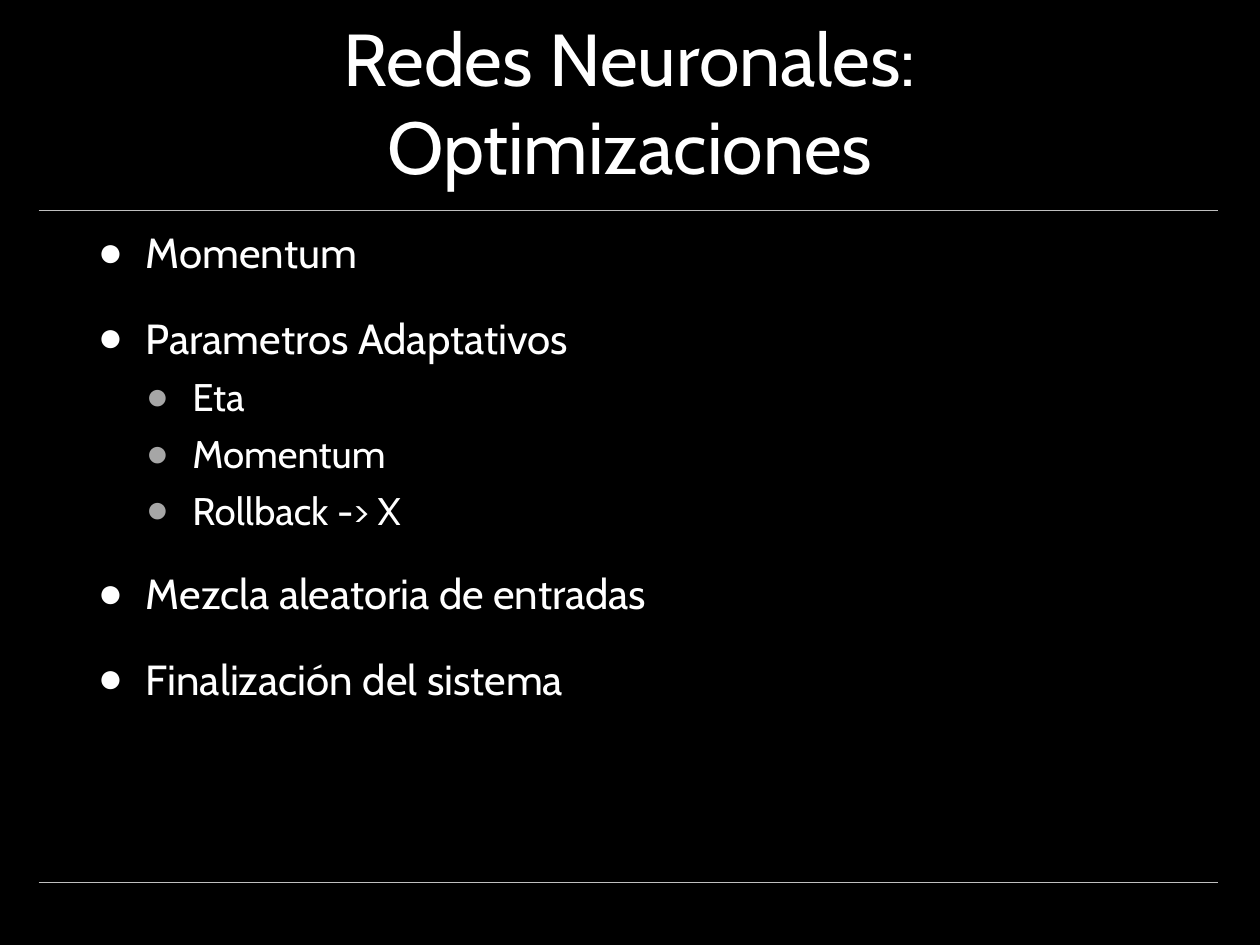
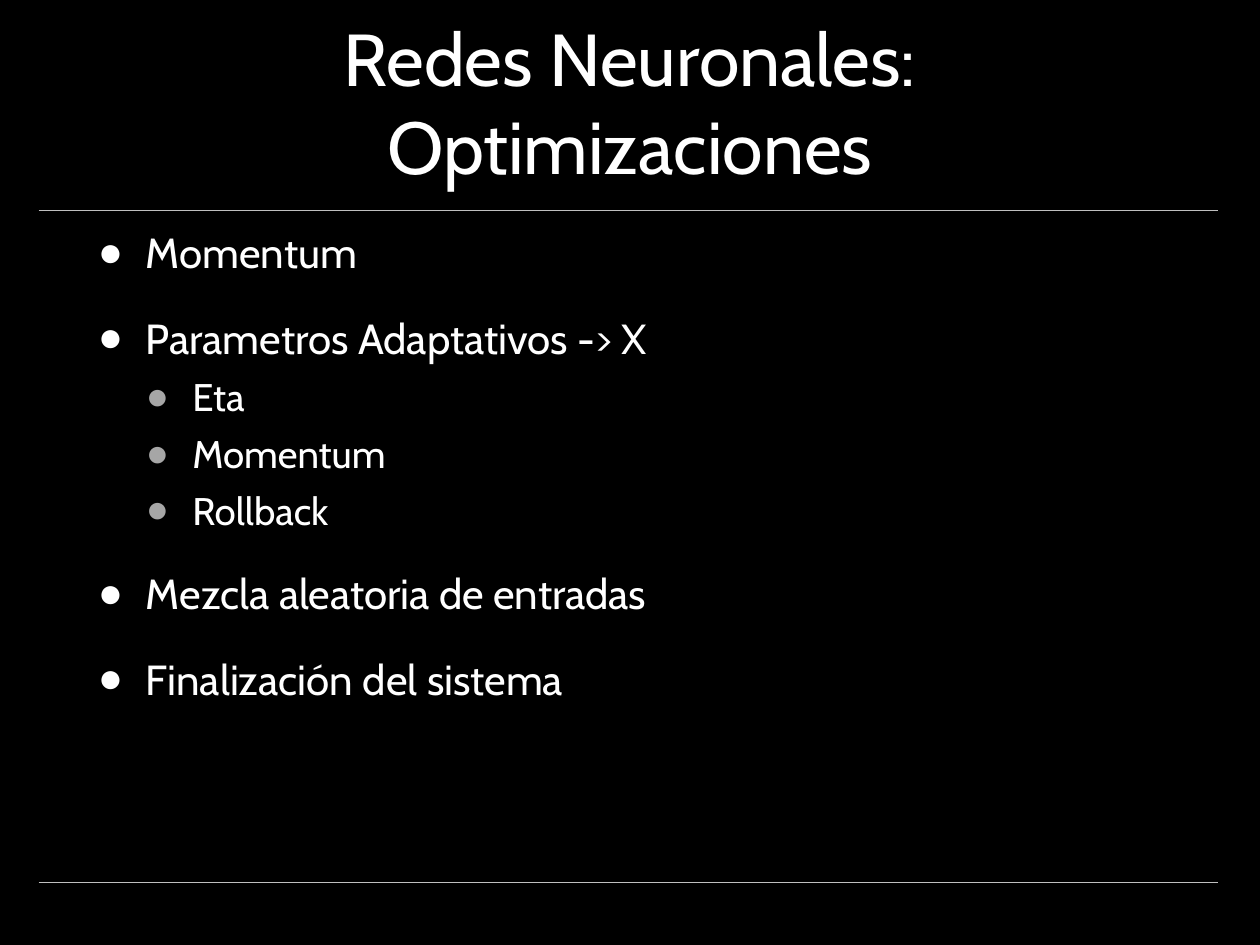
Before and after one commit to esneider/ITBA_SIA_13_NeuralNetworks, a slide deck: slide 5 of presentation/Presentacion_RN.pptx. Drawn at 1260x945 pixels with LibreOffice and Linux fonts; fonts in the diff are those of the drawing; background and template pictures are left out. Boxes give left, top, right and bottom in pixels: in the first picture for what was removed or moved away, otherwise in the second. Text is boxed around its words. In the diff, an @@ line names an element or a change of style, - is before the commit and + after.

Commit message:
PPT v2

```diff
--- a/presentation/Presentacion_RN.pptx
+++ b/presentation/Presentacion_RN.pptx
@@ text at (146, 322, 647, 364): text changed @@
-● Parametros Adaptativos
+● Parametros Adaptativos -> X
@@ text at (192, 496, 328, 526): text changed @@
-  ● Rollback -> X
+  ● Rollback
```
Also in this commit, not shown: 1 slide added.
